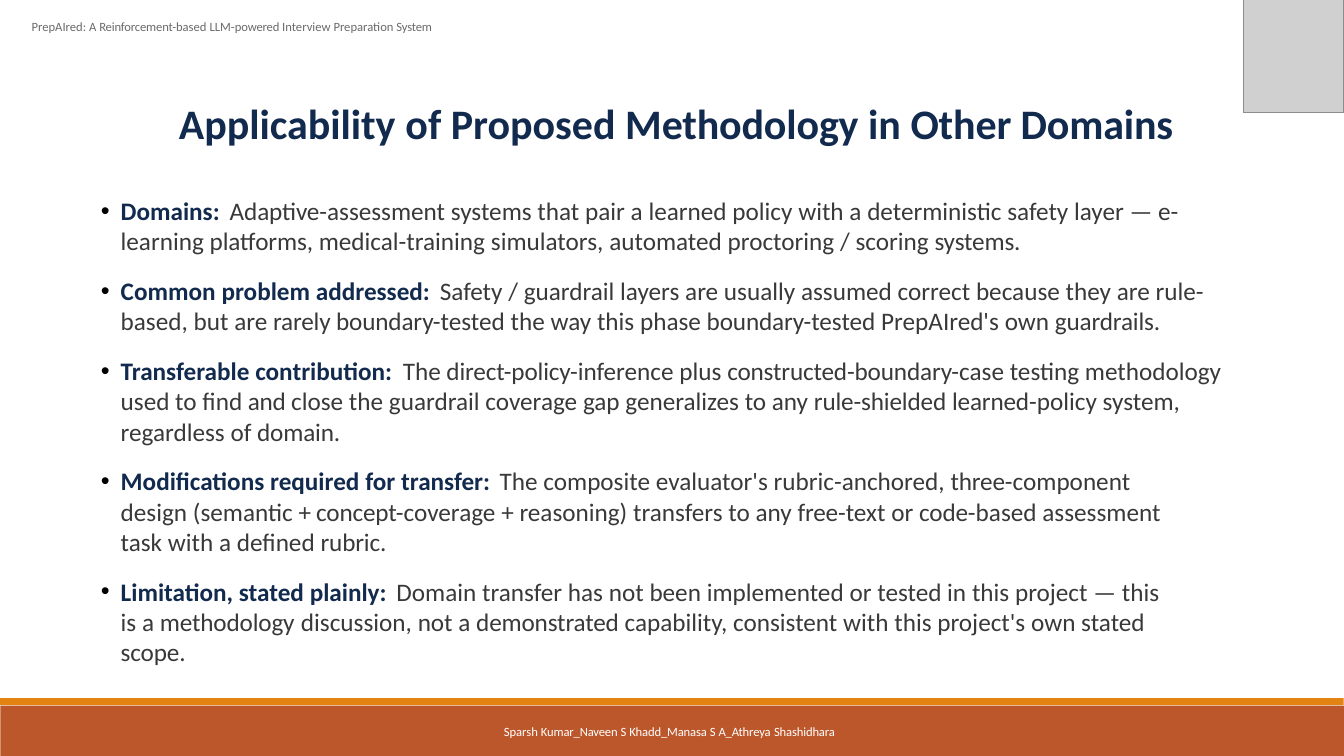
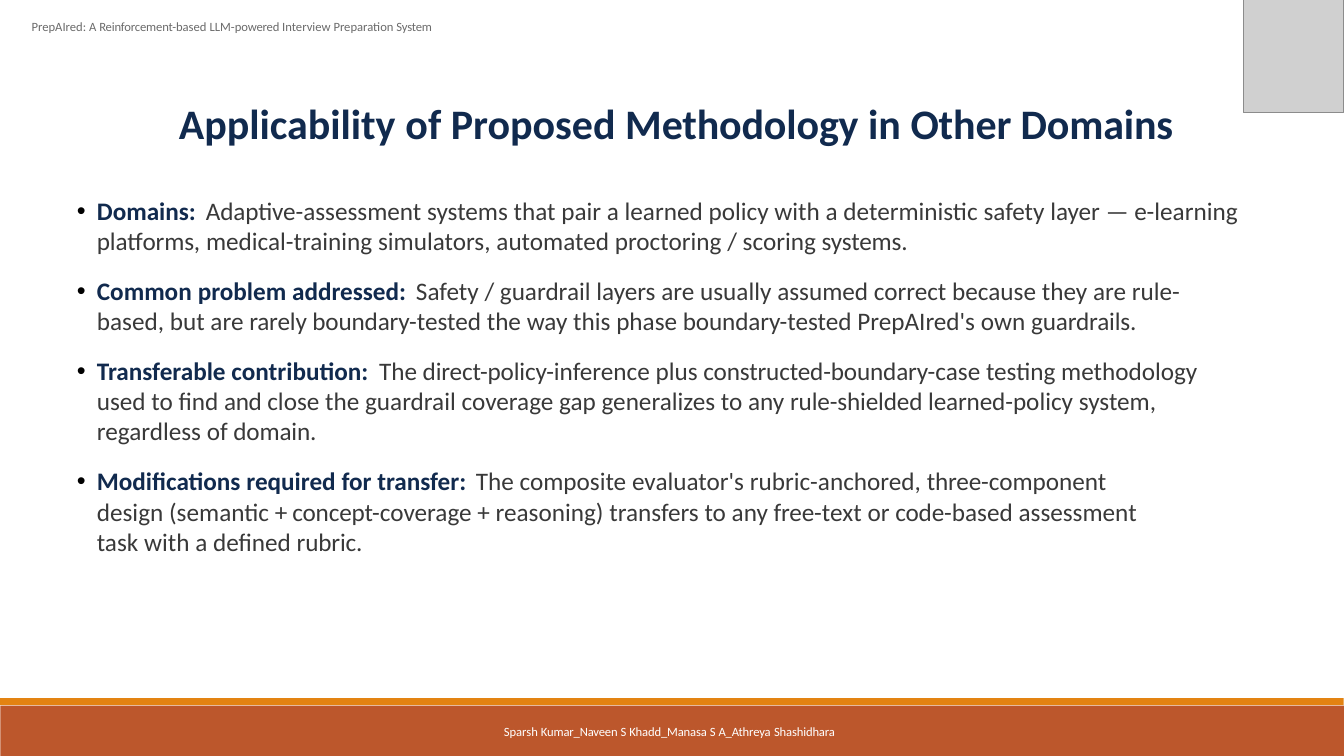
Before and after one commit to sparshkumar1/capstoneProject, a slide deck: slide 11 of final_deliverables/04_Final_Presentation/PrepAIred_Final_Presentation.pptx (slide 9 before the commit). Drawn at 1344x756 pixels with LibreOffice and Linux fonts; fonts in the diff are those of the drawing; grey boxes stand for pictures. Boxes give left, top, right and bottom in pixels: in the first picture for what was removed or moved away, otherwise in the second. Text is boxed around its words. In the diff, an @@ line names an element or a change of style, - is before the commit and + after.

```diff
--- a/final_deliverables/04_Final_Presentation/PrepAIred_Final_Presentation.pptx
+++ b/final_deliverables/04_Final_Presentation/PrepAIred_Final_Presentation.pptx
@@ text "Domains: Adaptive-assessment systems that pair ...": place and size @@
-text "Domains: Adaptive-assessment systems that pair ..." at box(121, 202, 1221, 665)
+text "Domains: Adaptive-assessment systems that pair ..." at box(97, 202, 1237, 551)
@@ text at box(121, 583, 1159, 665): paragraph removed @@
-• Limitation, stated plainly: Domain transfer has not been implemented or tested in this project — this is a methodology discussion, not a demonstrated capability, consistent with this project's own stated scope.
```
Also in this commit, not shown: 8 other slides changed, 3 slides added, 2 slides removed, 19 other files.
